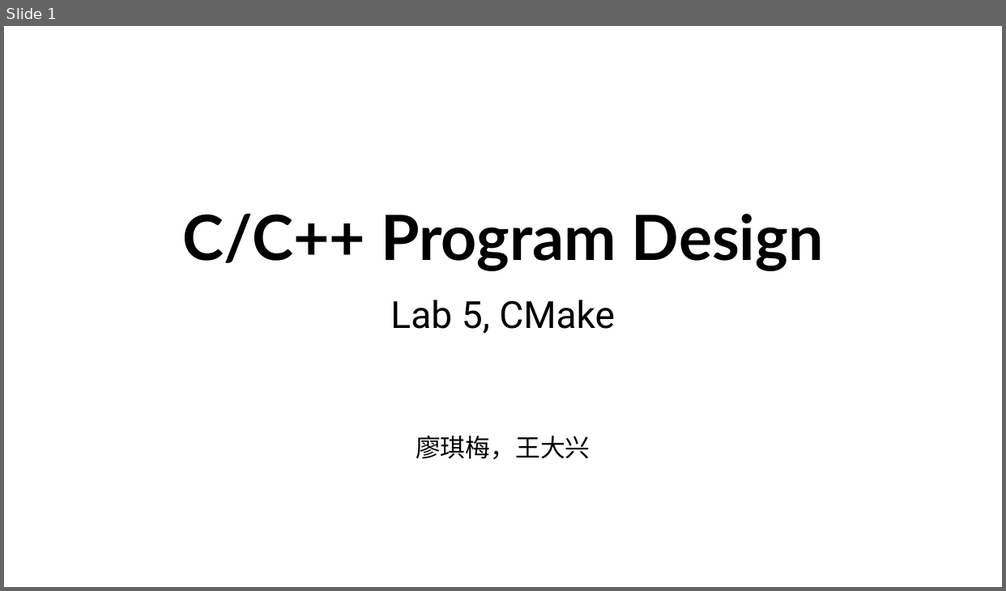
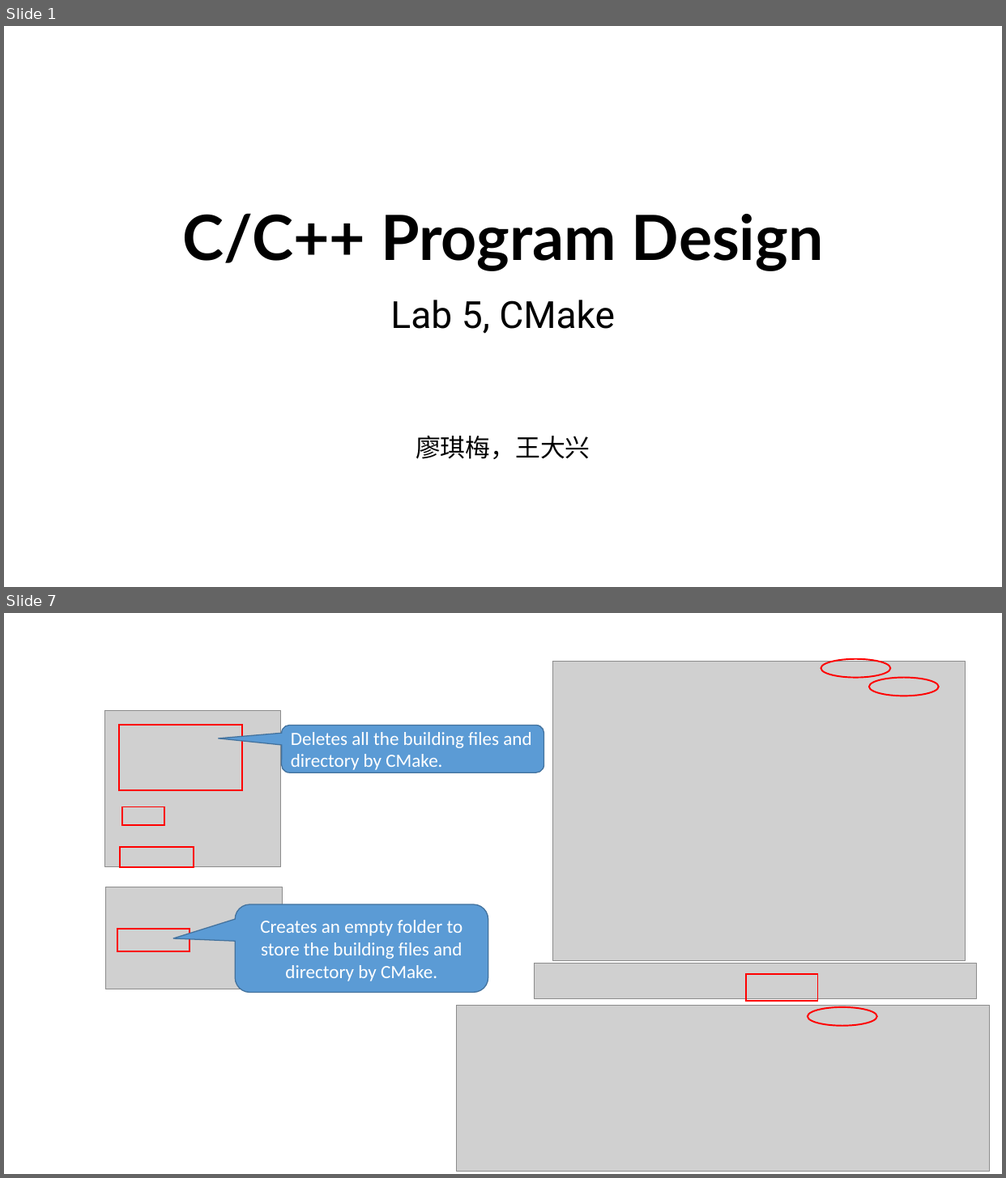
Before and after one commit to ShiqiYu/CPP, a slide deck: week05/Lab05.pptx. Shown one above the other, each under a label of ours: slide 1 before the commit, slides 1 and 7 after it; the slides between them are not shown. The pictures are 1006x591 and 1006x1178 pixels, drawn with LibreOffice and Linux fonts; fonts in the diff are those of the drawing; grey boxes stand for pictures; background and template pictures are left out. Boxes give left, top, right and bottom in pixels: in the first picture for what was removed or moved away, otherwise in the second. Text is boxed around its words. In the diff, an @@ line names an element or a change of style, - is before the commit and + after.

```diff
--- a/week05/Lab05.pptx
+++ b/week05/Lab05.pptx
@@ slide 7 added at <box>4,613,1002,1174</box>, background #FFFFFF @@
@@ ellipse added at <box>820,658,890,677</box>, outline #FF0000 1.5 pt @@
@@ picture added at <box>553,662,965,962</box> @@
@@ ellipse added at <box>869,677,939,696</box>, outline #FF0000 1.5 pt @@
@@ picture added at <box>105,710,280,867</box> @@
@@ group added at <box>119,726,544,867</box>: 3 rectangles, 1 rounded speech box @@
+Deletes all the building files and directory by CMake.
@@ picture added at <box>105,887,282,990</box> @@
@@ rounded speech box added at <box>236,905,488,993</box>, fill #5B9BD5, outline #43739E 1 pt, 18 pt, text #FFFFFF @@
+Creates an empty folder to store the building files and directory by CMake.
@@ rectangle added at <box>117,930,189,952</box>, outline #FF0000 1.5 pt @@
@@ picture added at <box>534,964,977,999</box> @@
@@ rectangle added at <box>746,973,818,1001</box>, outline #FF0000 1.5 pt @@
@@ picture added at <box>457,1006,990,1172</box> @@
@@ ellipse added at <box>808,1007,878,1026</box>, outline #FF0000 1.5 pt @@
```
Also in this commit, not shown: 13 slides changed, 2 other slides added, 4 slides removed, 1 other file.
